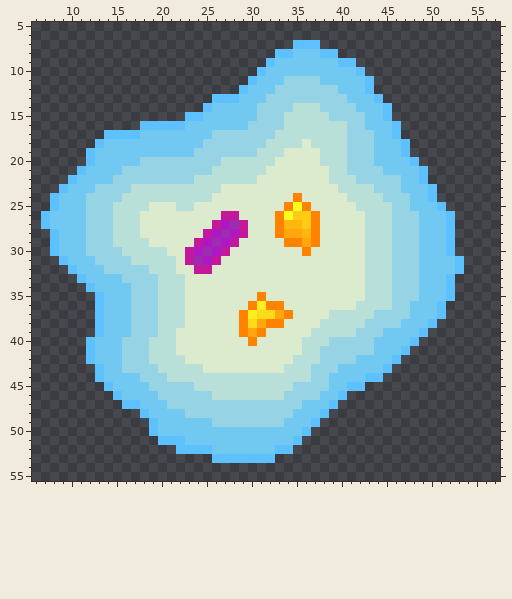
One commit to this pixel-art sprite: src/sprite/a3.png. Above is the file before it was changed.
The file is 64x64 pixels. Shown: x 6..57, y 5..55.
And afterwards:
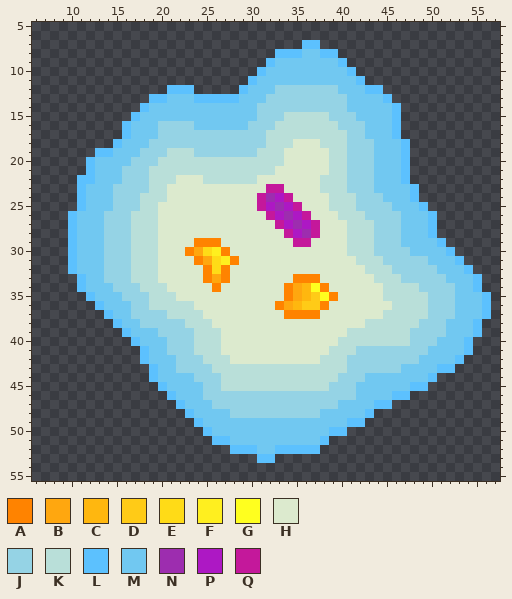
Palette (. is transparent): A #ff8300  B #ffa70f  C #ffb70f  D #ffcb17  E #ffdb17  F #ffef1f  G #ffff1f  H #dceace  J #95d3e5  K #b9dfd9  L #5cc1fe  M #71c8f1  N #9d2daf  P #ad18c4  Q #c4189b
The edit:
y 7: x 35 L -> .
y 8: x 35 M -> L
y 9: x 41 L -> .
y 10: x 41..42 ML -> L.
y 11: x 34..37 JJJJ -> MMMM; x 42..43 ML -> L.
y 12: x 21..23 ... -> LLL; x 44 . -> L
y 13: x 19..25 ....... -> LLMMMLL; x 44..45 L. -> ML
y 14: x 18..25 .......L -> LMMMMMMM; x 35..37 KKK -> JJJ; x 41 J -> M; x 45..46 L. -> ML
y 15: x 17..24 ......LL -> LMMMMMMM; x 42 J -> M; x 45..46 L. -> ML
y 16: x 16..23 ..LLLLLM -> LMMMJJJJ; x 33 J -> K; x 40 K -> J
y 17: x 14..15 LL -> ..; x 17 L -> M; x 20..25 MMMMMM -> JJJJJJ; x 32 J -> K; x 43 J -> M
y 18: x 13..15 LMM -> ..L; x 19..24 MMMMMM -> JJJJJJ; x 35 K -> H; x 37 K -> H
y 19: x 12..14 LMM -> .LL; x 18..23 MMMMMM -> JJJKKK; x 38 K -> H
y 20: x 17 M -> J; x 20..26 JJJJJJJ -> KKKKKKK; x 33 H -> K; x 38 K -> H; x 47..48 ML -> L.
y 21: x 11..12 LM -> .L; x 19..25 JJJJJJJ -> KKKKKKK; x 32 H -> K; x 44 J -> M; x 47..49 MML -> L..
y 22: x 10..12 LMM -> .LL; x 15 J -> M; x 19..24 JJJJJK -> KKKHHH; x 38 H -> K; x 41 K -> J; x 44..49 JJJMML -> MMML..
y 23: x 9..11 LMM -> ..L; x 13..14 JJ -> MM; x 17..18 KK -> JJ; x 21..26 KKKKKK -> HHHHHH; x 32..33 HH -> QQ; x 38..39 HH -> KK; x 41..46 KKKJJJ -> JJJMMM; x 48..50 MML -> L..
y 24: x 8..14 LMMMJJJ -> ...LMMM; x 16..17 KK -> JJ; x 21..25 KKKKK -> HHHHH; x 31..35 HHHHA -> QNPQH; x 39..40 HH -> KK; x 42..50 KKKJJJMML -> JJJMMML..
y 25: x 8..17 LMMMJJJKKK -> ...LMMMJJJ; x 19 H -> K; x 22..23 KK -> HH; x 31..36 HHHAGA -> QPNPQH; x 39..47 HHHKKKKJJ -> KKKJJJJMM; x 49..51 MML -> L..
y 26: x 7..10 LMMM -> ...L; x 12..13 JJ -> MM; x 15..16 KK -> JJ; x 18..19 HH -> KK; x 27..28 QQ -> HH; x 32..37 HAGDDA -> QPNPQH; x 40..45 HHHKKK -> KKKJJJ; x 47..48 JJ -> MM; x 50..52 MML -> L..
y 27: x 7..10 LMMM -> ...L; x 12..13 JJ -> MM; x 15..16 KK -> JJ; x 18..19 HH -> KK; x 26..29 QPNQ -> HHHH; x 33..37 ACCDA -> QPNPQ; x 41..42 HH -> KK; x 44..45 KK -> JJ; x 47..48 JJ -> MM; x 50..52 MML -> L..
y 28: x 8..10 LMM -> ..L; x 12..13 JJ -> MM; x 15..16 KK -> JJ; x 18..19 HH -> KK; x 25..29 QPNPQ -> HHHHH; x 33..37 ABBCA -> HQPNQ; x 41..42 HH -> KK; x 44..45 KK -> JJ; x 47..48 JJ -> MM; x 50..52 MML -> L..
y 29: x 8..10 LMM -> ..L; x 12..13 JJ -> MM; x 15..16 KK -> JJ; x 19 H -> K; x 24..28 QPNPQ -> AAAHH; x 34..37 AABA -> HQQH; x 41..42 HH -> KK; x 44..45 KK -> JJ; x 47..48 JJ -> MM; x 51..52 ML -> L.
y 30: x 8..10 LMM -> ..L; x 12..13 JJ -> MM; x 16 K -> J; x 20 K -> H; x 23..27 QPNPQ -> ABEFA; x 36 A -> H; x 41..42 HH -> KK; x 44..45 KK -> JJ; x 48 J -> M
y 31: x 9..10 LM -> .L; x 13 J -> M; x 20..21 KK -> HH; x 23..28 QNPQHH -> HABEFA; x 42 H -> K; x 45 K -> J; x 49 M -> J
y 32: x 17..18 JJ -> KK; x 20..21 KK -> HH; x 24..27 QQHH -> HAEA; x 49..50 MM -> JJ; x 53..54 L. -> ML
y 33: x 14..15 MM -> JJ; x 17..22 JJJKKK -> KKKHHH; x 25..27 HHH -> ABA; x 35..37 HHH -> AAA; x 43 K -> H; x 46 J -> K; x 49..55 MMML... -> JJJMMML
y 34: x 11..12 .L -> LM; x 15..16 MM -> JJ; x 18..19 JJ -> KK; x 21..22 KK -> HH; x 26 H -> A; x 34..38 HHHHH -> ABCGA; x 43..44 KK -> HH; x 46..55 JJJMMML... -> KKKJJJJMML
y 35: x 12..13 .L -> LM; x 16 M -> J; x 19 J -> K; x 22 K -> H; x 31 A -> H; x 34..39 HHHHHH -> ABCDGA; x 43..44 KK -> HH; x 46..56 JJJMMML.... -> KKKKJJJMMML
y 36: x 19 J -> K; x 23 H -> K; x 30..32 AFA -> HHH; x 34..38 HHHHH -> BCDDA; x 42..56 KKKKJJMMML..... -> HHHHKKKKJJJMMML
y 37: x 13..14 LM -> .L; x 20 K -> J; x 23..24 HH -> KK; x 29..33 AFEEB -> HHHHH; x 35..37 HHH -> AAA; x 39..56 KKKKKJJJJMMML..... -> HHHHHHKKKKKJJJMMML
y 38: x 13..15 LMM -> ..L; x 17 J -> M; x 20..25 KKKHHH -> JJJKKK; x 29..33 AEBAA -> HHHHH; x 38..55 KKKKKJJJJMMML..... -> HHHHHKKKKKKJJJMMML
y 39: x 13..26 LMMMJJJKKHHHHH -> ...LMMMJJJJKKK; x 29..31 ABA -> HHH; x 37..40 KKKK -> HHHH; x 42..55 JJJMMMML...... -> KKKKKKJJJJMMML
y 40: x 12..26 LMMMJJJKKKHHHHH -> .....LMMMJJJKKK; x 30 A -> H; x 36..54 KKKJJJJJMMMML...... -> HHHHKKKKKKKKJJJMMML
y 41: x 12..26 LMMMJJJKKKHHHHH -> ......LMMJJJKKK; x 36..41 KKJJJJ -> HHHKKK; x 44..54 MMML....... -> JJJJJJMMMML
y 42: x 12..27 LMMMJJJKKKKHHHHH -> ......LMMMJJJKKK; x 35..40 KKKJJJ -> HHHKKK; x 42..53 MMMML....... -> JJJJJJJMMMML
y 43: x 13..33 LMMJJJJKKKKKHHHHHHHHH -> ......LMMJJJJKKKKKKKK; x 37..52 JJJMMMMML....... -> KKKKJJJJJJMMMMLL
y 44: x 13..26 LMMMMJJJKKKKKK -> ......LMMMMJJJ; x 37..50 JJMMMMLL...... -> KKKJJJMMMMMMML
y 45: x 14..26 LMMMMJJJJJKKK -> ......LMMMMJJ; x 35..49 JJJJMMLL....... -> KKKKJJJMMMMMMLL
y 46: x 15..24 LMMMMJJJJJ -> ......LMMM; x 26..33 KKKKKKKK -> JJJJJJJJ; x 38..47 MML....... -> JJJJMMMMLL
y 47: x 16..25 LLMMMJJJJJ -> ......LMMM; x 36..45 MMML...... -> JJJJMMMMLL
y 48: x 18..27 LMMMMJJJJJ -> .....LMMMM; x 35..43 MMML..... -> JJJMMMMML
y 49: x 19..24 LMMMMM -> .....L; x 26..33 JJJJJJJJ -> MMMMMMMM; x 37..42 L..... -> MMMMLL
y 50: x 19..25 LMMMMMM -> ......L; x 36..40 L.... -> MMMLL
y 51: x 20..27 LLLMMMMM -> ......LL; x 35..38 L... -> MMML
y 52: x 22..30 LLLLMMMMM -> ......LLL; x 35..37 ... -> LLL
y 53: x 26..30 LLLLL -> .....
